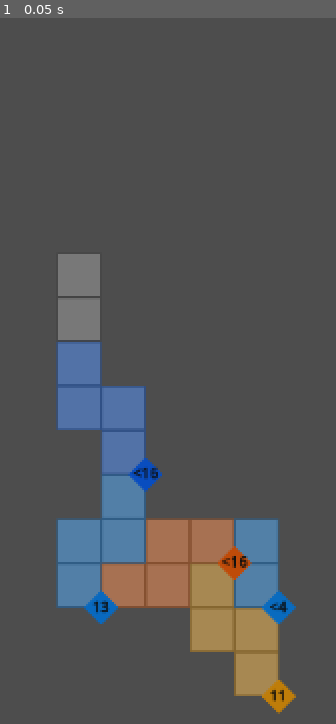
Above: before the commit, frame 1.
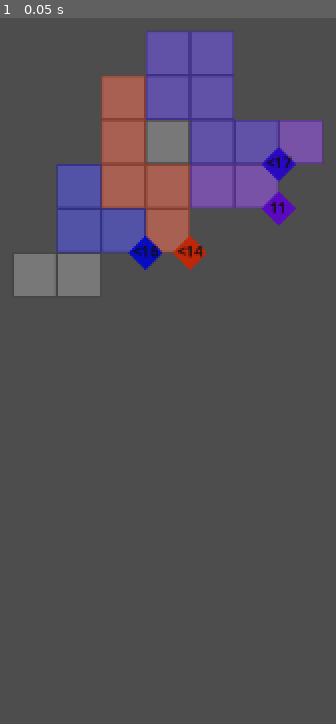
Above: after the commit, the same moment.

Repository: Javen-W/Ritz
Game: Godot game, scene res://game.tscn
Same seed, same stepped clock (60 frames per second), same inputs: the game is played once before the commit and once after it.
Inputs:
- Up to frame 1 (0.05 s): no input

The runs differ from the first frame. In frame 1, 32% of the frame differs, in the area x 4-97%, y 1-99%.

Commit message:
rework tile generation

Diff:
--- a/game.gd
+++ b/game.gd
@@ -23,72 +23,68 @@
 var dominos : Array[Domino] = []
 var constraints : Array[Constraint] = []
 
+# Constants
+const directions = [
+	Vector2i(1, 0), Vector2i(-1, 0),
+	Vector2i(0, 1), Vector2i(0, -1)
+]
+
 func _ready() -> void:
 	rng.seed = hash(SEED)
 	camera2d.position = Vector2(MAP_SIZE / 2.0, MAP_SIZE / 2.0) * 64.0
 
-	generate_domino_path()
+	generate_tiles()
 	generate_constraints()
 
 # --------------------------------------------------------------
 # Generate snake-like path of dominoes (2 tiles each)
 # --------------------------------------------------------------
-func generate_domino_path() -> void:
-	var directions = [
-		Vector2i(1, 0), Vector2i(-1, 0),
-		Vector2i(0, 1), Vector2i(0, -1)
-	]
+func generate_tiles() -> void:
+	var pos := Vector2i(MAP_SIZE / 2, MAP_SIZE / 2)
 
-	var pos := Vector2i(MAP_SIZE / 2, MAP_SIZE / 2)
-	var placed := 0
+	while grid.size() < NUMBER_DOMINOS * 2:
+		# Set position-1
+		var pos1 = pos
+		if out_bounds(pos1):
+			# Restart position to center of map
+			pos = Vector2i(MAP_SIZE / 2, MAP_SIZE / 2)
+			continue
 
-	while placed < NUMBER_DOMINOS and grid.size() < NUMBER_DOMINOS * 2:
-		var horizontal := rng.randi_range(0, 1) == 0
-		var dir := Vector2i(1, 0) if horizontal else Vector2i(0, 1)
+		# Generate position-2 candidates
+		var pos2_candidates : Array[Vector2i] = []
+		for d in directions:
+			var next = pos1 + d
+			if in_bounds(next) and !grid.has(next):
+				pos2_candidates.append(next)
 
-		var pos1 = pos
-		var pos2 = pos + dir
-
-		# Bounds & collision check
-		if not _in_bounds(pos1) or not _in_bounds(pos2):
-			break
-		if grid.has(pos1) or grid.has(pos2):
+		# Check conditions of position-1 and position-2 candidates
+		if grid.has(pos1) or pos2_candidates.is_empty():
 			# Try a random direction instead of failing
 			pos += directions[rng.randi() % directions.size()]
 			continue
+
+		# Set position-2
+		var pos2 := pos2_candidates[rng.randi() % pos2_candidates.size()]
 
 		# Generate tiles
 		var tile1 := generate_tile(pos1)
 		var tile2 := generate_tile(pos2)
 
 		# Generate domino
-		var domino := generate_domino(tile1, tile2, horizontal)
+		var is_horizontal = abs(pos2 - pos1) == Vector2i(1, 0)
+		var domino := generate_domino(tile1, tile2, is_horizontal)
 
-		# Increment placed dominos
-		placed += 1
+		# Update next position
+		if rng.randf() < 0.5:
+			pos = pos2 + directions[rng.randi() % directions.size()]
+		else:
+			pos = pos1 + directions[rng.randi() % directions.size()]
 
-		# Choose next direction intelligently
-		var candidates : Array[Vector2i] = []
-		for d in directions:
-			var next = pos2 + d
-			var next2 = next + dir
-			if _in_bounds(next) and _in_bounds(next2) and !grid.has(next) and !grid.has(next2):
-				candidates.append(d)
+func in_bounds(v: Vector2i) -> bool:
+	return v.x >= 0 and v.y >= 0 and v.x < MAP_SIZE and v.y < MAP_SIZE
 
-		if candidates.is_empty():
-			# Fallback: any free adjacent cell
-			for d in directions:
-				var next = pos2 + d
-				if _in_bounds(next) and !grid.has(next):
-					candidates.append(d)
-
-		if not candidates.is_empty():
-			pos = pos2 + candidates[rng.randi() % candidates.size()]
-		else:
-			break
-
-func _in_bounds(v: Vector2i) -> bool:
-	return v.x >= 0 and v.y >= 0 and v.x < MAP_SIZE and v.y < MAP_SIZE
+func out_bounds(v: Vector2i) -> bool:
+	return !in_bounds(v)
 
 # --------------------------------------------------------------
 # Generate tile
